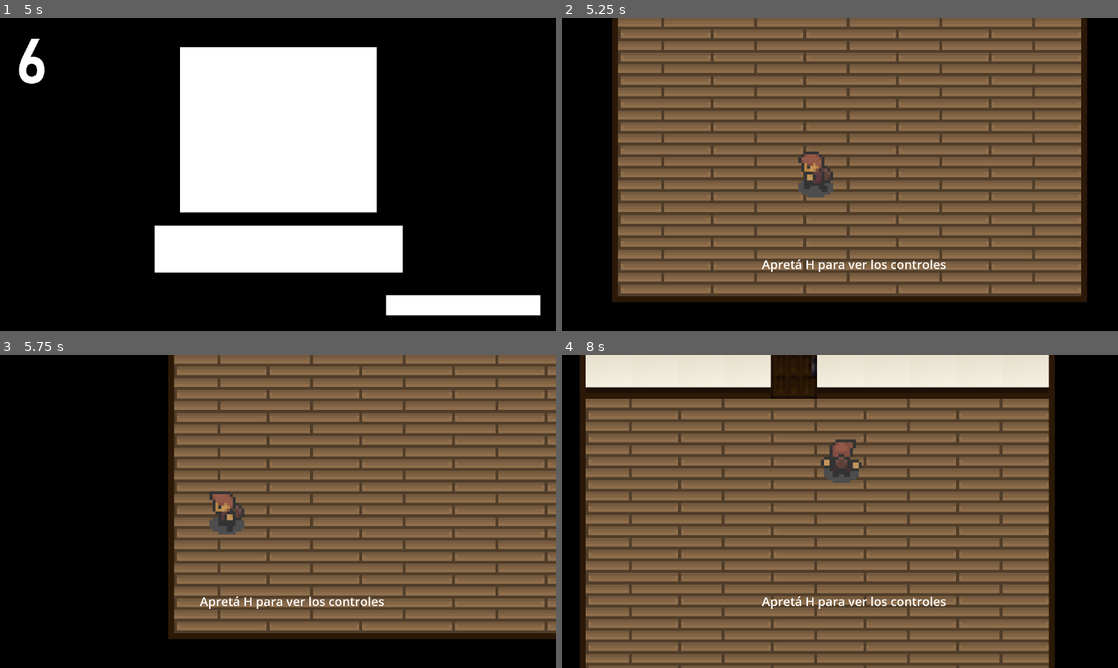
Above: before the commit, frames 1-4 (two rows, left to right).
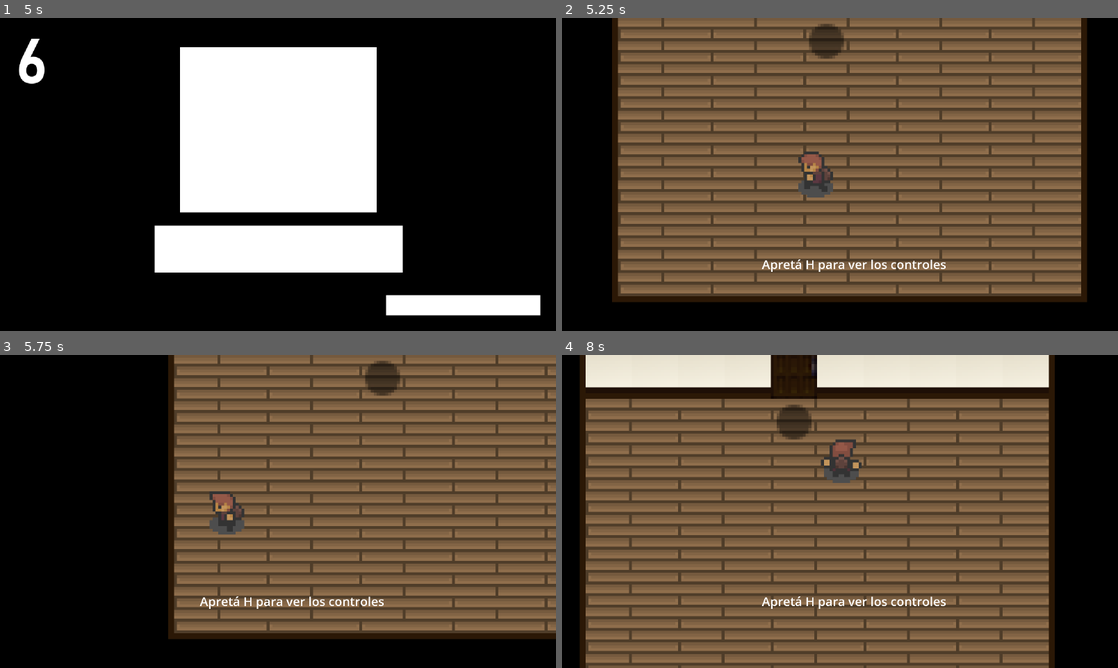
Above: after the commit, the same moments.

Repository: chemebulo/Godot-444Game
Game: Godot game, scene res://scenes/mainmenu.tscn
The game is run twice, just before and just after one commit, with the same random seed, the same clock (stepped at 60 frames per second) and the same inputs.
Inputs:
- Up to frame 1 (5 s): click "Comenzar" at 0.5 s; tap Enter at 1.25, 2.75, 4.25 s; hold D (right) 1.28-2.03 s; hold E (interact) 1.28-2.03 s; tap Space at 2, 3.5 s; hold S (down) 2.03-2.78 s; tap E (interact) at 2.1, 3.6 s; hold D (right) 2.78-3.53 s; hold E (interact) 2.78-3.53 s; hold W (up) 3.53-4.28 s; hold A (left) from 4.28 s (still down); hold E (interact) from 4.28 s (still down)
- Up to frame 2 (5.25 s): keep holding A (left); tap Space at 5 s; release E (interact) at 5.03 s; tap E (interact) at 5.1 s
- Up to frame 3 (5.75 s): keep holding A (left)
- Up to frame 4 (8 s): release A (left) at 5.78 s; hold S (down) 5.78-6.53 s; hold E (interact) 5.78-6.53 s; hold D (right) 6.53-7.28 s; tap E (interact) at 6.6 s; hold W (up) from 7.28 s (still down); hold E (interact) from 7.28 s (still down)

Frame 1 is identical in both runs. In frame 2, 0.6% of the frame differs, in the area x 44-51%, y 1-14%; in frame 3, 0.6%, in the area x 65-72%, y 1-14%; in frame 4, 0.6%.

Commit message:
Add: Avances en los prites

Diff:
--- a/scenes/door.tscn
+++ b/scenes/door.tscn
@@ -1,7 +1,8 @@
-[gd_scene load_steps=5 format=3 uid="uid://b8hnl3ako1c5q"]
+[gd_scene load_steps=6 format=3 uid="uid://b8hnl3ako1c5q"]
 
 [ext_resource type="Texture2D" uid="uid://fiw54hf0t0kb" path="res://assets/door.png" id="1_hpvv5"]
 [ext_resource type="Script" uid="uid://d3dl0vvgtep6d" path="res://scritps/door.gd" id="1_uvdjg"]
+[ext_resource type="Texture2D" uid="uid://oe78ffen7m0c" path="res://assets/door_shadow.png" id="3_83dcw"]
 
 [sub_resource type="RectangleShape2D" id="RectangleShape2D_hpvv5"]
 size = Vector2(16, 32)
@@ -25,3 +26,7 @@
 [node name="CollisionShape2D" type="CollisionShape2D" parent="Area2D"]
 position = Vector2(0, 24)
 shape = SubResource("RectangleShape2D_uvdjg")
+
+[node name="Sprite2D2" type="Sprite2D" parent="."]
+position = Vector2(0, 24)
+texture = ExtResource("3_83dcw")
Binary file added: assets/door_shadow.png
Not shown, added: assets/door_shadow.png.import
